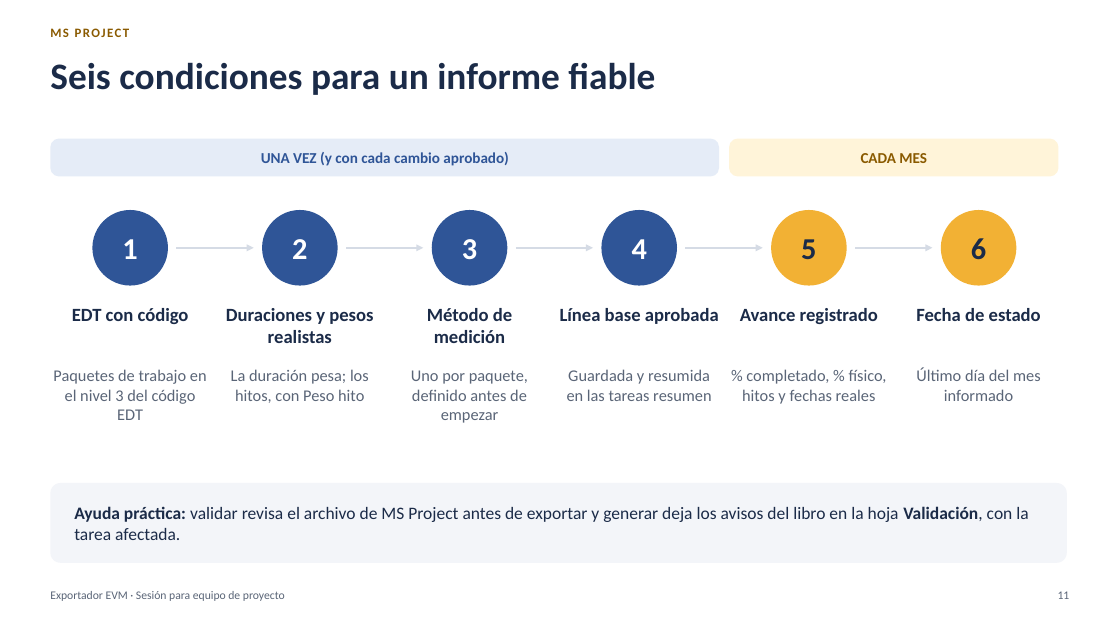
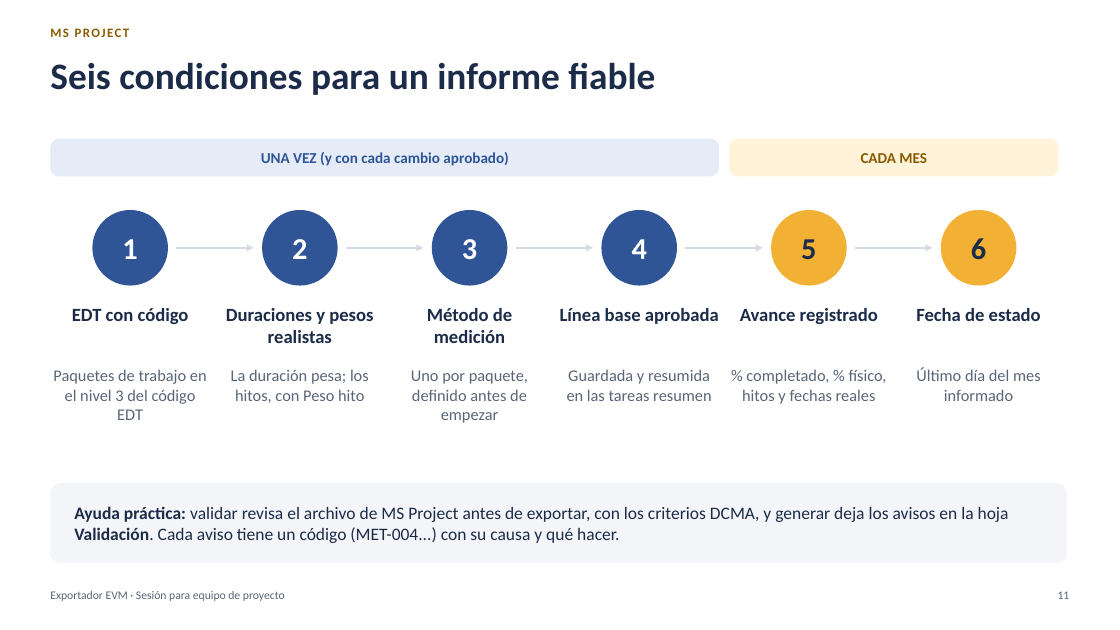
Before and after one commit to MarceloSalazar/evm-automation, a slide deck: slide 11 of docs/presentacion-jefes-de-proyecto.pptx. Drawn at 1120x630 pixels with LibreOffice and Linux fonts; fonts in the diff are those of the drawing. Boxes give left, top, right and bottom in pixels: in the first picture for what was removed or moved away, otherwise in the second. Text is boxed around its words. In the diff, an @@ line names an element or a change of style, - is before the commit and + after.

Commit message:
Versión 2.4.0: códigos de mensajes, evaluación DCMA y controles de la norma EIA-748-E
- CHANGELOG: la sección Sin publicar pasa a ser la entrada 2.4.0.
- Versión 2.4.0 en evm/__init__.py, en la portada de la presentación y en los ejemplos de salida de la
  documentación (comprobados con el tutorial de 24 meses). El tutorial explica el aviso ACT-048 de los dos
  últimos meses.
- Presentación: diapositiva nueva sobre los avisos del cierre, salidas de generar y actualizar con
  códigos, pestaña Registro de cambios, aviso del LOE y notas; PDF exportado de nuevo.
- Captura de la hoja Registro de cambios (capturas_excel.py la genera con una copia del libro del ejemplo
  con dos cambios) y nota sobre los libros anteriores a la 2.4.0 en El libro Excel.
- README: controles del cierre, códigos de los mensajes y documentos de evaluación DCMA y EIA-748-E.

```diff
--- a/docs/presentacion-jefes-de-proyecto.pptx
+++ b/docs/presentacion-jefes-de-proyecto.pptx
@@ text in rounded rectangle at <box>74,506,1009,543</box>: text changed @@
-Ayuda práctica: validar revisa el archivo de MS Project antes de exportar y generar deja los avisos del libro en la hoja Validación, con la tarea afectada.
+Ayuda práctica: validar revisa el archivo de MS Project antes de exportar, con los criterios DCMA, y generar deja los avisos en la hoja Validación. Cada aviso tiene un código (MET-004...) con su causa y qué hacer.
```
Also in this commit, not shown: 5 other slides changed, 1 slide added, 11 other files.
